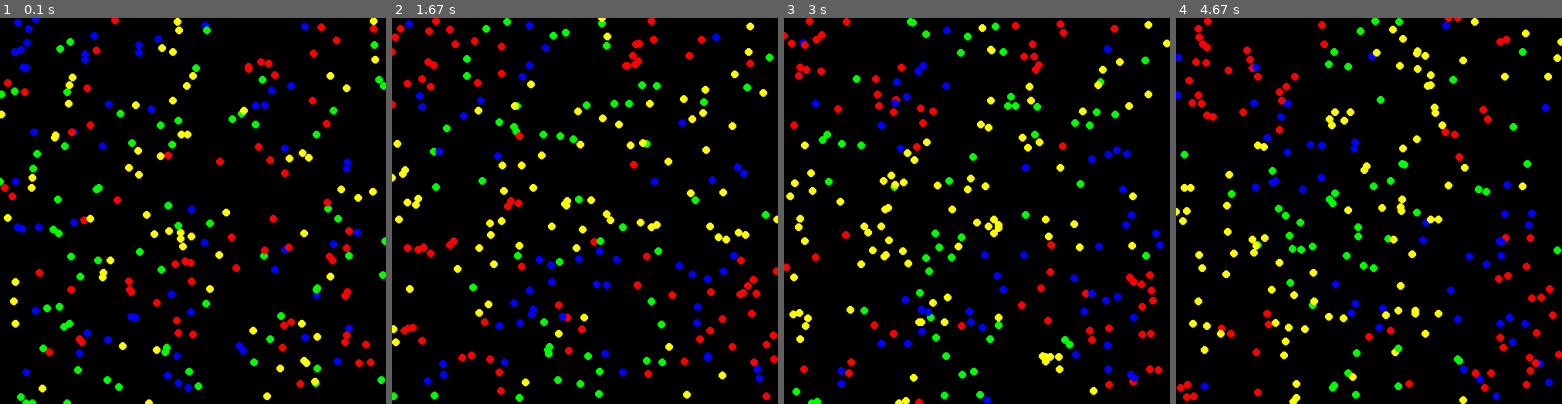
Above: before the commit, frames 1-4 (left to right).
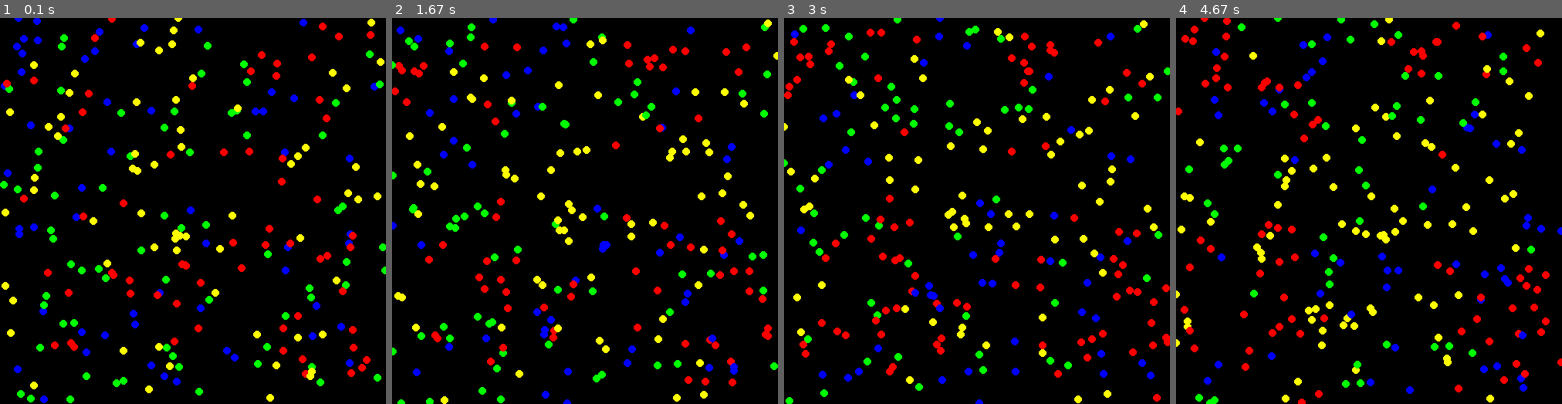
Above: after the commit, the same moments.

Repository: su2u4-1/my_code
Game: pygame game, started from python/球球大戰.py
The game is run twice, just before and just after one commit, with the same random seed, the same clock (stepped at 60 frames per second) and the same inputs.
Inputs:
- Up to frame 1 (0.1 s): no input
- Up to frame 2 (1.67 s): tap Space at 0.33, 0.73, 1.03, 1.23, 1.57 s
- Up to frame 3 (3 s): tap Space at 1.87, 2.07, 2.37, 2.63, 2.97 s
- Up to frame 4 (4.67 s): tap Space at 3.27, 3.4, 3.8, 4.1, 4.47 s

The runs differ from the first frame. In frame 1, 12% of the frame differs, in the area x 0-100%, y 0-100%; in frame 2, 14%; in frame 3, 14%; in frame 4, 14%.

Commit message:
202403030

Diff:
--- a/python/球球大戰.py
+++ b/python/球球大戰.py
@@ -1,4 +1,4 @@
-import pygame, os
+import pygame, os, math
 import matplotlib.pyplot as plt
 from random import randint as ri
 
@@ -43,10 +43,6 @@
     def trans(self, tMode: int):
         self.m = tMode
         self.color = [COLOR[tMode][0] * 255, COLOR[tMode][1] * 255, COLOR[tMode][2] * 255]
-
-
-def functionName(x1, y1, x2, y2, r):
-    return x1 - r <= x2 <= x1 + r and y1 - r <= y2 <= y1 + r
 
 
 pygame.init()
@@ -98,7 +94,7 @@
             for j in pointList:
                 if i == j or i.m == j.m:
                     continue
-                if functionName(i.x, i.y, j.x, j.y, R):
+                if math.dist((i.x, i.y), (j.x, j.y)) <= R:
                     if i.m + 1 == j.m or i.m - CL + 1 == j.m:
                         c[i.m] -= 1
                         c[j.m] += 1
@@ -120,4 +116,4 @@
         drawplot(time, poi)
         exit()
     pygame.display.update()
-    clock.tick(10000)
+    clock.tick()
--- a/python/遊戲/貪吃蛇.py
+++ b/python/遊戲/貪吃蛇.py
@@ -28,7 +28,7 @@
     for event in pygame.event.get():
         if event.type == pygame.QUIT:
             pygame.quit()
-            print("score:",score)
+            print("score:", score)
             exit()
         if event.type == pygame.KEYDOWN:
             match event.key:
@@ -44,7 +44,7 @@
                     dire = (0, 0)
                 case pygame.K_ESCAPE:
                     pygame.quit()
-                    print("score:",score)
+                    print("score:", score)
                     exit()
 
     if dire != (0, 0) and f:
--- a/python/遊戲/踩地雷.py
+++ b/python/遊戲/踩地雷.py
@@ -142,4 +142,4 @@
         )
     pygame.draw.rect(screen, (255, 255, 255), pygame.Rect(mx * 50, my * 50, 50, 50), width=5)
     pygame.display.update()
-    clock.tick(10)
+    clock.tick(100)
--- a/python教學/pygame教學.py
+++ b/python教學/pygame教學.py
@@ -68,7 +68,7 @@
     screen.blit(text1, [30, 90])
     # 更新畫面
     pygame.display.update()
-    # 設定畫面跟新速度,數字越大越快,其實10就很夠用了,100以上就主要取決於電腦執行速度了
+    # 設定每秒幀數上限,不給或給0代表無限制(有時候會很吃電腦效能)
     clock.tick(10)
 
 # 其餘請參考https://www.pygame.org/docs/
--- /dev/null
+++ b/python教學/碰撞.py
@@ -0,0 +1,55 @@
+import pygame
+from math import sin, cos, pi
+from random import randint as ri
+
+
+class Ball:
+    def __init__(self, x: int | float, y: int | float, color: list[int] | tuple[int], r: int = 5, direction: int | float = -1):
+        self.x = x
+        self.y = y
+        self.color = color
+        self.r = r
+        if direction == -1:
+            self.d = ri(0, 360)
+        else:
+            self.d = direction
+
+    def move(self, speed):
+        self.x += sin(self.d / 180 * pi) * speed
+        self.y += cos(self.d / 180 * pi) * speed
+        if self.x > W - self.r or self.x < 0 + self.r:
+            self.d = 360 - self.d
+        if self.y > H - self.r or self.y < 0 + self.r:
+            self.d = 540 - self.d
+            if self.d >= 360:
+                self.d -= 360
+
+
+pygame.init()
+W = pygame.display.Info().current_w
+H = pygame.display.Info().current_h
+pygame.display.set_caption("碰撞")
+screen = pygame.display.set_mode((W, H), pygame.FULLSCREEN)
+clock = pygame.time.Clock()
+SPEED = 5
+ball = []
+for _ in range(100):
+    ball.append(Ball(ri(5, W - 5), ri(5, H - 5) , (ri(0, 255), ri(0, 255), ri(0, 255))))
+
+while True:
+    for event in pygame.event.get():
+        if event.type == pygame.QUIT:
+            pygame.quit()
+            exit()
+        elif event.type == pygame.KEYUP:
+            if event.key == pygame.K_ESCAPE:
+                pygame.quit()
+                exit()
+
+    screen.fill((0, 0, 0))
+    for i in ball:
+        i.move(SPEED)
+    for i in ball:
+        pygame.draw.circle(screen, i.color, (round(i.x), round(i.y)), i.r)
+    pygame.display.update()
+    clock.tick(100)
